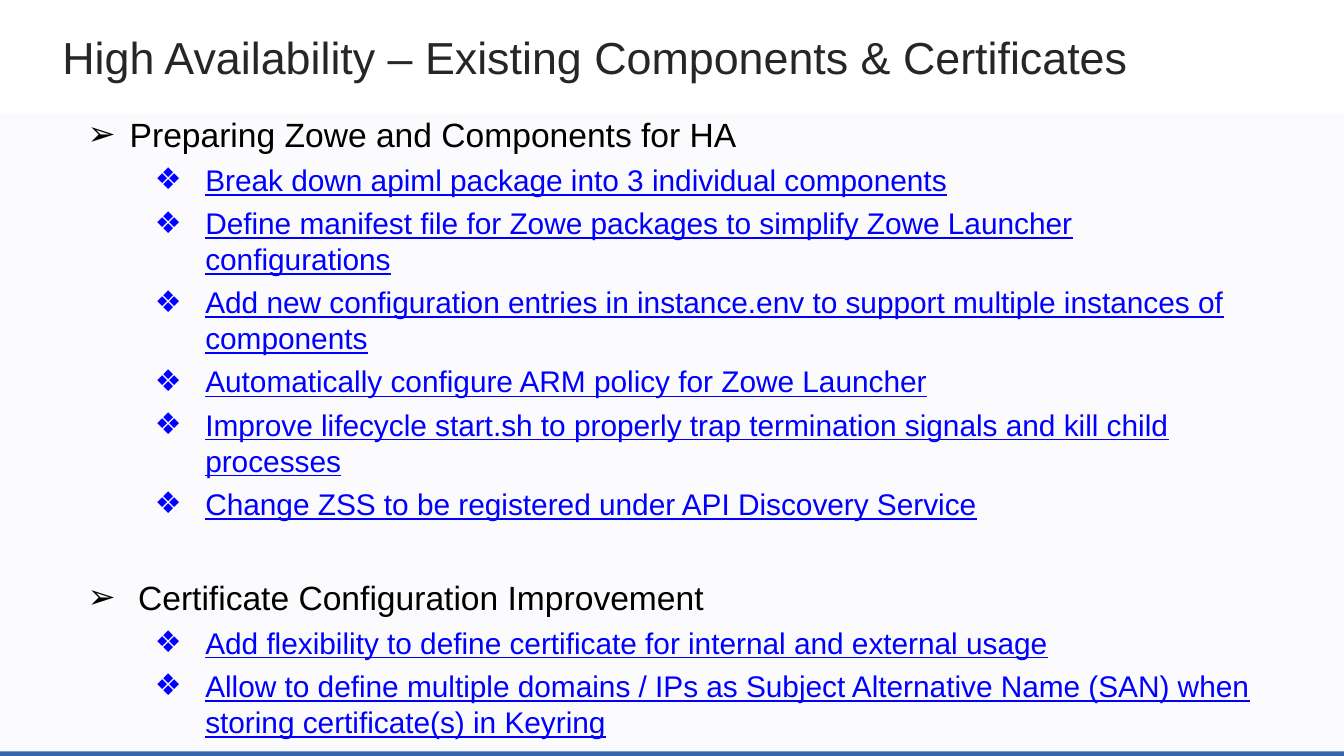
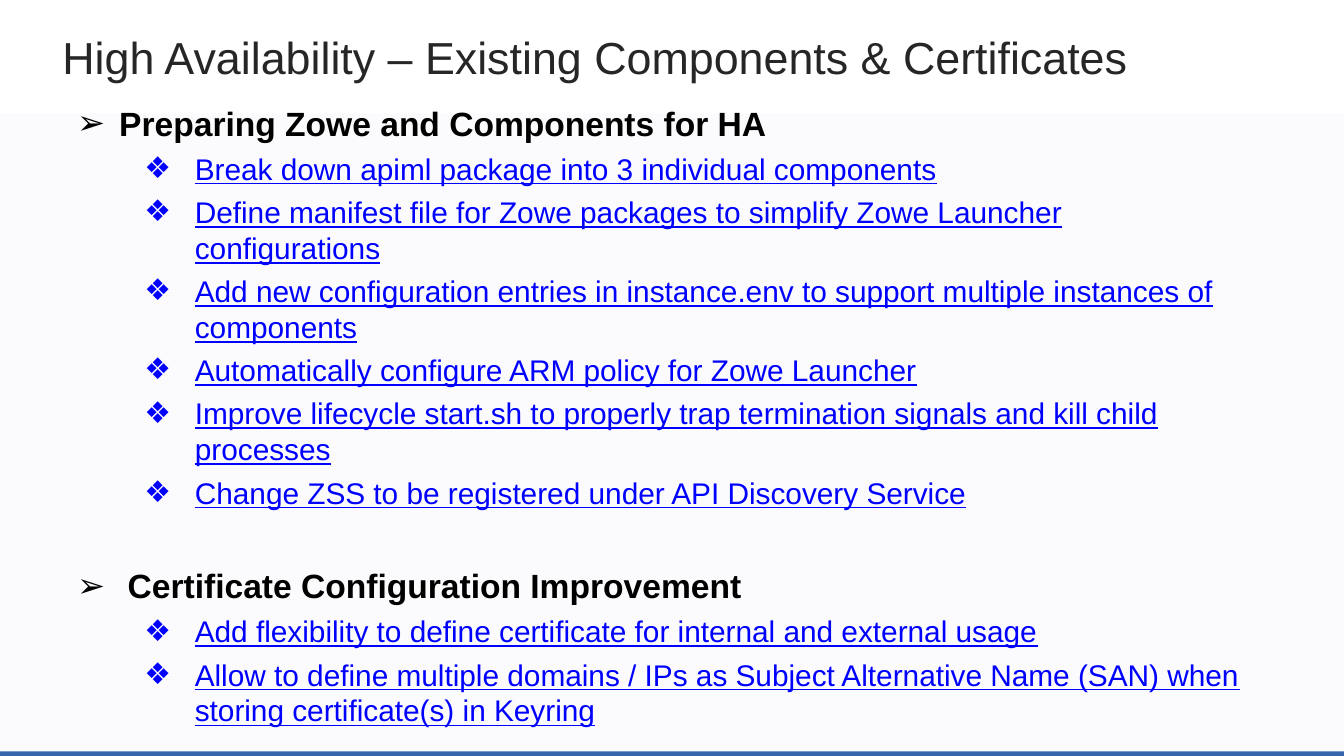
Before and after one commit to zowe/community, a slide deck: slide 15 of Project Management/PI Planning/20PI4 Planning/Zowe Community Squad Focus for 20PI4.pptx (slide 14 before the commit). Drawn at 1344x756 pixels with LibreOffice and Linux fonts; fonts in the diff are those of the drawing; background and template pictures are left out. Boxes give left, top, right and bottom in pixels: in the first picture for what was removed or moved away, otherwise in the second. Text is boxed around its words. In the diff, an @@ line names an element or a change of style, - is before the commit and + after.

```diff
--- a/Project Management/PI Planning/20PI4 Planning/Zowe Community Squad Focus for 20PI4.pptx
+++ b/Project Management/PI Planning/20PI4 Planning/Zowe Community Squad Focus for 20PI4.pptx
@@ text "Preparing Zowe and Components for ...": place and size @@
-text "Preparing Zowe and Components for ..." at (130, 122, 1249, 738)
+text "Preparing Zowe and Components for ..." at (119, 111, 1238, 727)
@@ text at (119, 111, 767, 604): bold on in "Preparing Zowe and Components for HA", "Certificate Configuration Improvement" @@
```
Also in this commit, not shown: 5 other slides changed, 2 slides added, 4 slides removed.
